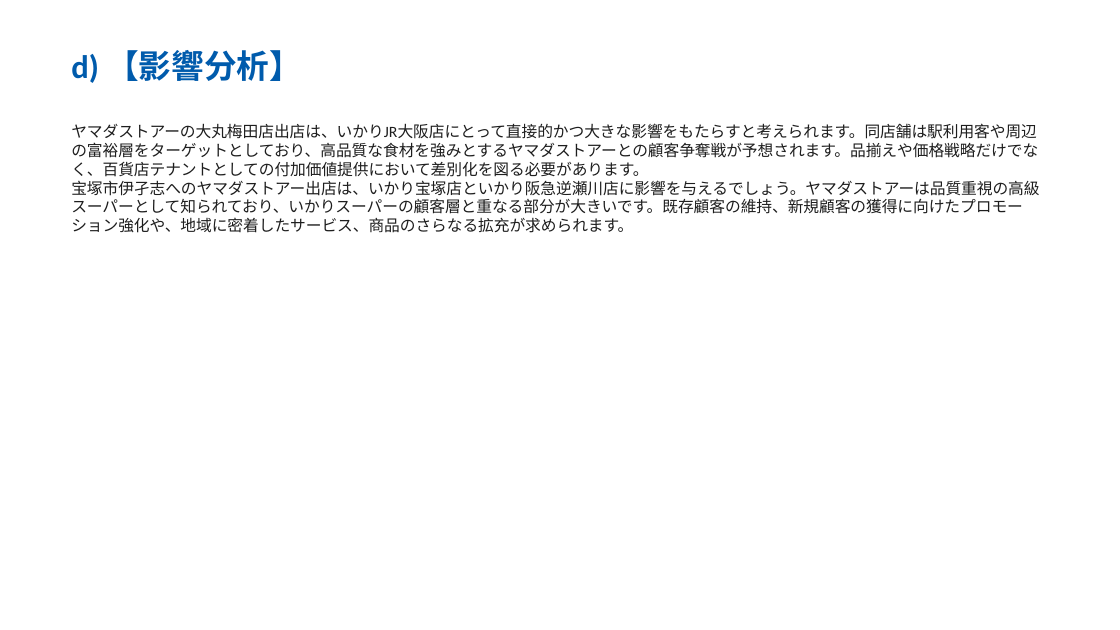
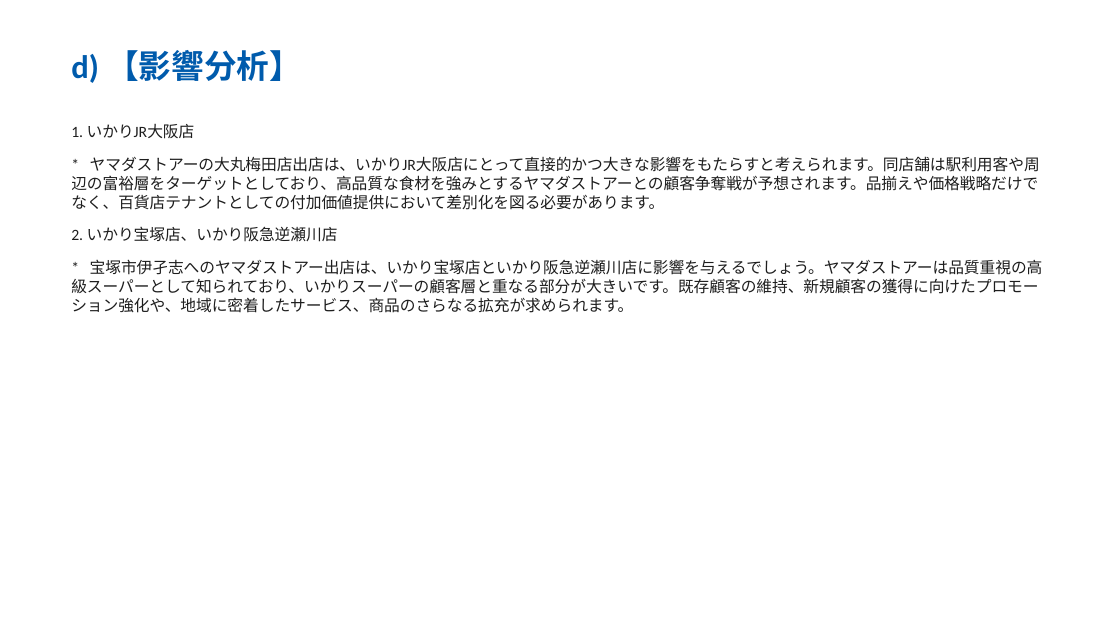
Before and after one commit to yutatbgt-bit/Competitive-research, a slide deck: slide 5 of report/2026_09_02_competitive_report_within_2km.pptx. Drawn at 1120x630 pixels with LibreOffice and Linux fonts; fonts in the diff are those of the drawing. Boxes give left, top, right and bottom in pixels: in the first picture for what was removed or moved away, otherwise in the second. Text is boxed around its words. In the diff, an @@ line names an element or a change of style, - is before the commit and + after.

```diff
--- a/report/2026_09_02_competitive_report_within_2km.pptx
+++ b/report/2026_09_02_competitive_report_within_2km.pptx
@@ text at box(71, 124, 1043, 313): text changed @@
-ヤマダストアーの大丸梅田店出店は、いかりJR大阪店にとって直接的かつ大きな影響をもたらすと考えられます。同店舗は駅利用客や周辺の富裕層をターゲットとしており、高品質な食材を強みとするヤマダストアーとの顧客争奪戦が予想されます。品揃えや価格戦略だけでなく、百貨店テナントとしての付加価値提供において差別化を図る必要があります。
-宝塚市伊孑志へのヤマダストアー出店は、いかり宝塚店といかり阪急逆瀬川店に影響を与えるでしょう。ヤマダストアーは品質重視の高級スーパーとして知られており、いかりスーパーの顧客層と重なる部分が大きいです。既存顧客の維持、新規顧客の獲得に向けたプロモーション強化や、地域に密着したサービス、商品のさらなる拡充が求められます。
+1. いかりJR大阪店
+* ヤマダストアーの大丸梅田店出店は、いかりJR大阪店にとって直接的かつ大きな影響をもたらすと考えられます。同店舗は駅利用客や周辺の富裕層をターゲットとしており、高品質な食材を強みとするヤマダストアーとの顧客争奪戦が予想されます。品揃えや価格戦略だけでなく、百貨店テナントとしての付加価値提供において差別化を図る必要があります。
+2. いかり宝塚店、いかり阪急逆瀬川店
+* 宝塚市伊孑志へのヤマダストアー出店は、いかり宝塚店といかり阪急逆瀬川店に影響を与えるでしょう。ヤマダストアーは品質重視の高級スーパーとして知られており、いかりスーパーの顧客層と重なる部分が大きいです。既存顧客の維持、新規顧客の獲得に向けたプロモーション強化や、地域に密着したサービス、商品のさらなる拡充が求められます。
```
Also in this commit, not shown: 7 other files.
